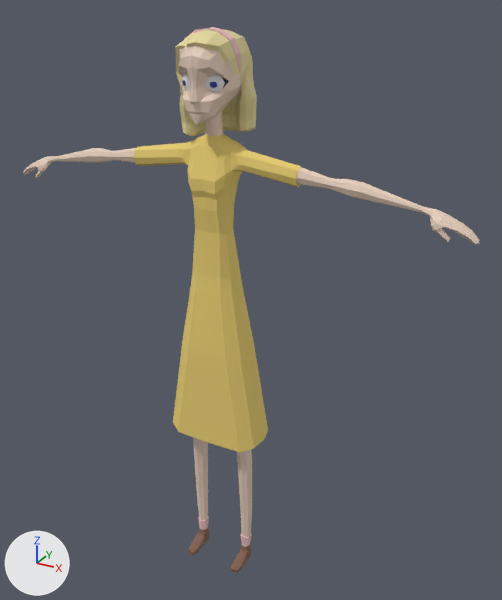
The FBX model Assets/Resources/Models/Players/New Models/Popular.fbx, before and after one commit.
Both versions are drawn from a 50 mm lens placed at (3.14, -4.97, 5.62), pointed at (0.21, 0.36, 2.95). The lights are fixed; the arrows at lower left show +X, +Y and +Z. Where no turn or scale is listed for an object, it has been applied to the vertices.

Before the edit, the objects in view are built like this:
```python
mat_primary = principled_material('Primary')
mat_primary.base_color = (0.8, 0.612, 0.168)  # yellow #e7cd72
mat_primary.roughness = 1.0
me_cube = bpy.data.meshes.new('Cube')
me_cube.from_pydata(...)  # 1120 vertices, 1155 faces; spans x -2.27..2.27, y -0.24..0.48, z 0.0..5.38
# faces by material slot: [24, 192, 63, 96, 232, 524, 8, 16]
me_cube.materials.append(mat_material)  # white #e7e7e7
me_cube.materials.append(mat_primary)  # yellow #e7cd72
me_cube.materials.append(mat_accent)  # pink #e7bebf
me_cube.materials.append(mat_tertiary)  # brown #825d4a
me_cube.materials.append(mat_hair)  # beige #e7da9e
me_cube.materials.append(mat_skin)  # beige #e7cfbd
me_cube.materials.append(mat_makeup)  # black #191919
me_cube.materials.append(mat_eyes)  # blue #323496
ob_body = bpy.data.objects.new('Body', me_cube)
ob_body.location = (0.0, 0.0, 0.0)
```
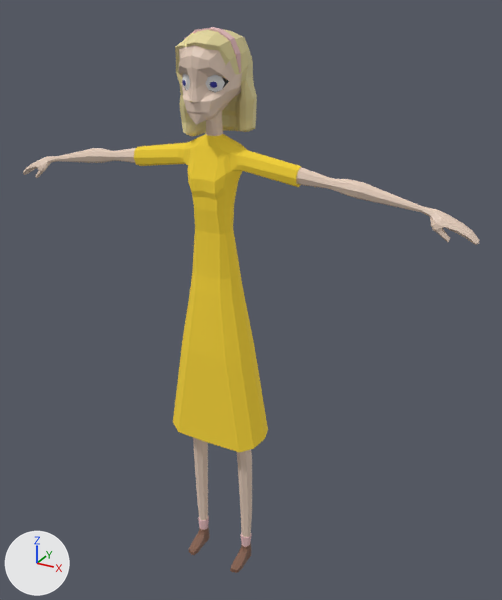
Changed parts and their boxes (x1, y1, x2, y2) in the pictures (502 x 600 px):
```json
{"object": "Body", "change": "recoloured, surface changed", "before": [131, 126, 303, 455], "after": [131, 126, 303, 455]}
```

The change, as JSON lines over the scene's bpy script:
```json
{"op": "set", "path": "mat_primary.base_color", "old": "(0.8, 0.612, 0.168)", "new": "(0.799, 0.565, 0.0284)", "note": "yellow #e7cd72 -> yellow #e7c62f"}
{"op": "add", "block": "mat_primary", "code": "mat_primary.emission_strength = 1.0"}
{"op": "add", "block": "mat_primary", "code": "mat_primary.emission_color = (0.0991, 0.0722, 0.00606)  # brown #594c12"}
```
